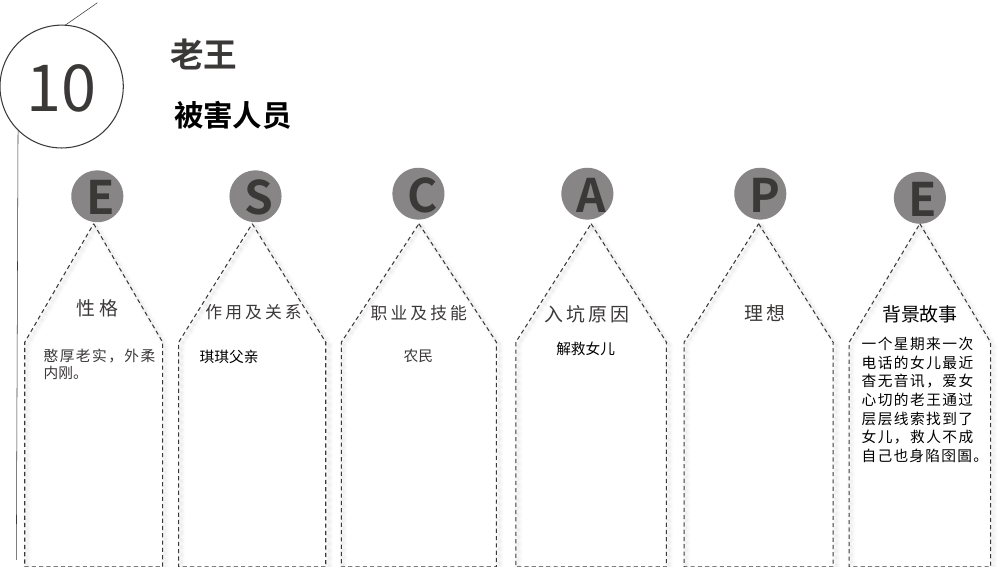
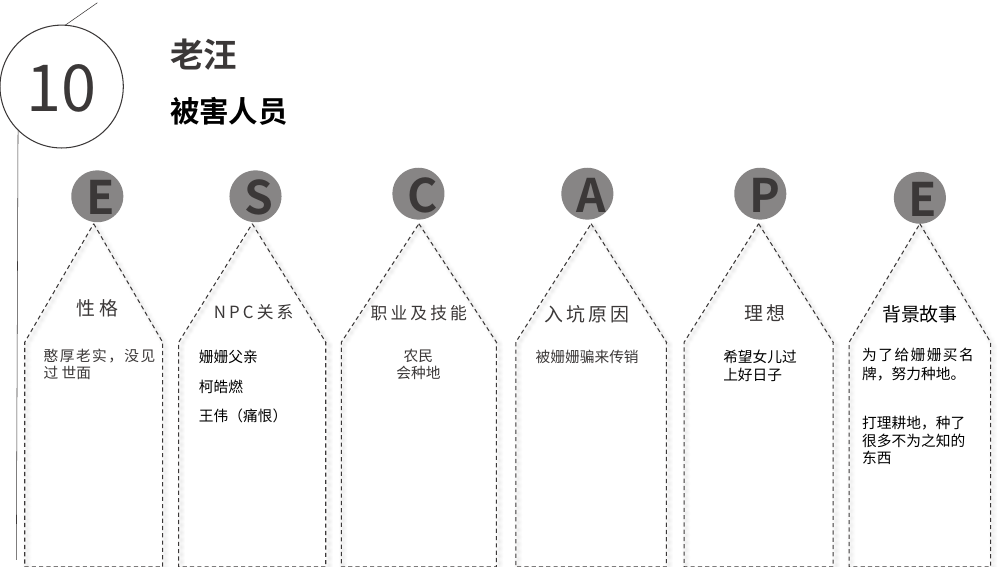
Before and after one commit to EscapeChuanxiao/ChuanXiao, a slide deck: slide 10 of escape.pptx. Drawn at 1008x567 pixels with LibreOffice and Linux fonts; fonts in the diff are those of the drawing; background and template pictures are left out. Boxes give left, top, right and bottom in pixels: in the first picture for what was removed or moved away, otherwise in the second. Text is boxed around its words. In the diff, an @@ line names an element or a change of style, - is before the commit and + after.

```diff
--- a/escape.pptx
+++ b/escape.pptx
@@ text at [170, 38, 237, 70]: text changed @@
-老王
+老汪
@@ text "被害人员": place and size @@
-text "被害人员" at [174, 101, 291, 129]
+text "被害人员" at [170, 97, 287, 125]
@@ text at [214, 304, 294, 319]: text changed @@
-作用及关系
+NPC关系
@@ text at [44, 348, 155, 379]: text changed @@
-憨厚老实，外柔内刚。
+憨厚老实，没见过 世面
@@ text at [199, 349, 258, 363]: text changed @@
-琪琪父亲
+姗姗父亲
@@ text at [536, 349, 639, 363]: text changed; text colour #000000 to #3B3838 @@
-解救女儿
+被姗姗骗来传销
@@ text added at [723, 349, 797, 382], 14 pt, text #000000 @@
+希望女儿过上好日子
@@ text at [862, 347, 974, 381]: text changed @@
-一个星期来一次电话的女儿最近杳无音讯，爱女心切的老王通过层层线索找到了女儿，救人不成自己也身陷囹圄。
+为了给姗姗买名牌，努力种地。
@@ text added at [199, 379, 243, 393], 14 pt, text #000000 @@
+柯皓燃
@@ text at [396, 365, 440, 379]: paragraph added @@
+会种地
@@ text added at [199, 408, 287, 423], 14 pt, text #000000 @@
+王伟（痛恨）
@@ text added at [862, 415, 965, 464], 14 pt, text #000000 @@
+打理耕地，种了很多不为之知的东西
```
Also in this commit, not shown: 5 other slides changed, 2 slides added.
